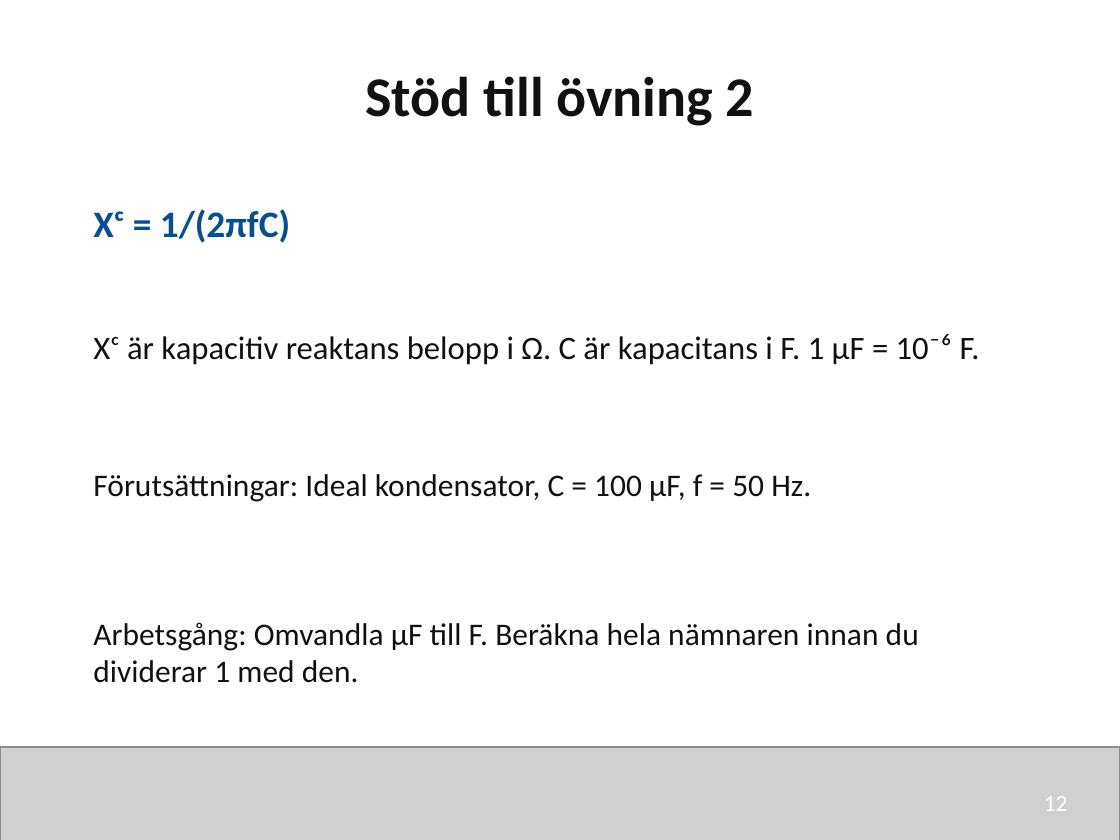
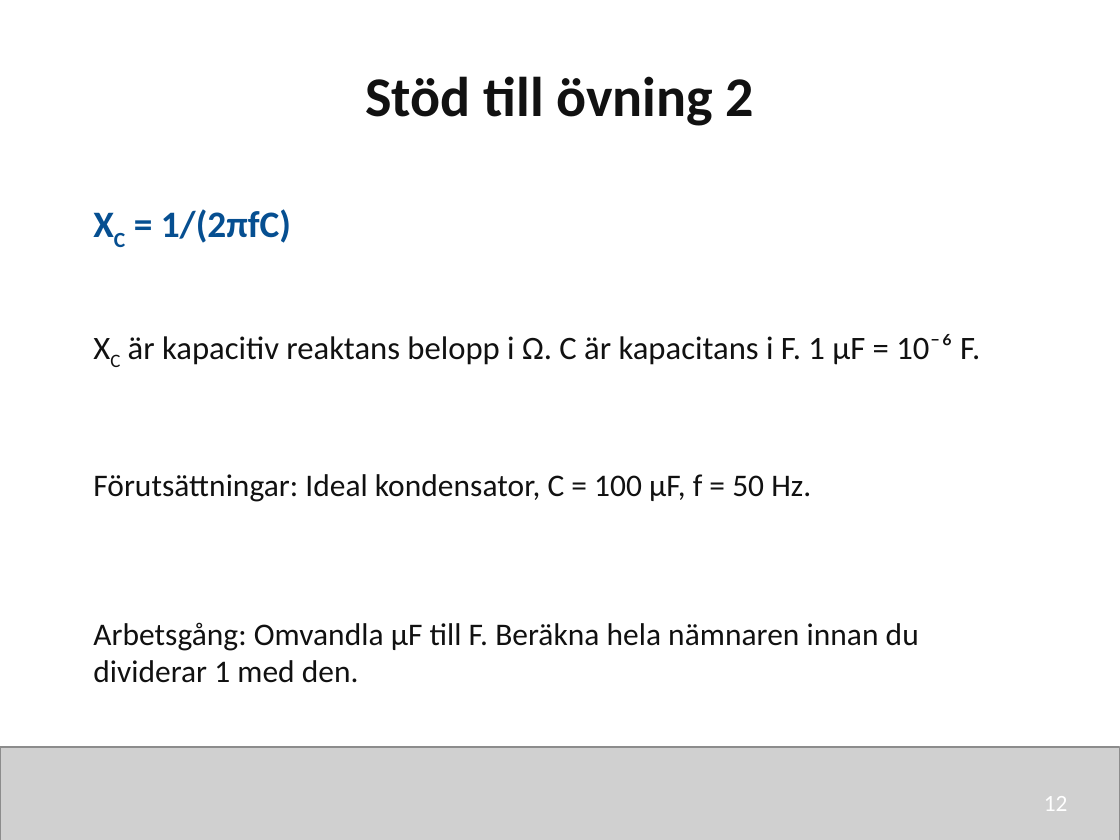
Before and after one commit to nj22az/nj22az.github.io, a slide deck: slide 12 of sjoskolan/vecka-40/aktuell/v40_02_Reaktans_och_impedans_elev.pptx. Drawn at 1120x840 pixels with LibreOffice and Linux fonts; fonts in the diff are those of the drawing; grey boxes stand for pictures. Boxes give left, top, right and bottom in pixels: in the first picture for what was removed or moved away, otherwise in the second. Text is boxed around its words. In the diff, an @@ line names an element or a change of style, - is before the commit and + after.

```diff
--- a/sjoskolan/vecka-40/aktuell/v40_02_Reaktans_och_impedans_elev.pptx
+++ b/sjoskolan/vecka-40/aktuell/v40_02_Reaktans_och_impedans_elev.pptx
@@ text at (x1=161, y1=209, x2=291, y2=243): text changed @@
-Xᶜ = 1/(2πfC)
+XC = 1/(2πfC)
@@ text at (x1=128, y1=334, x2=980, y2=365): text changed @@
-Xᶜ är kapacitiv reaktans belopp i Ω. C är kapacitans i F. 1 µF = 10⁻⁶ F.
+XC är kapacitiv reaktans belopp i Ω. C är kapacitans i F. 1 µF = 10⁻⁶ F.
```
Also in this commit, not shown: 28 other slides changed, 12 other files.
